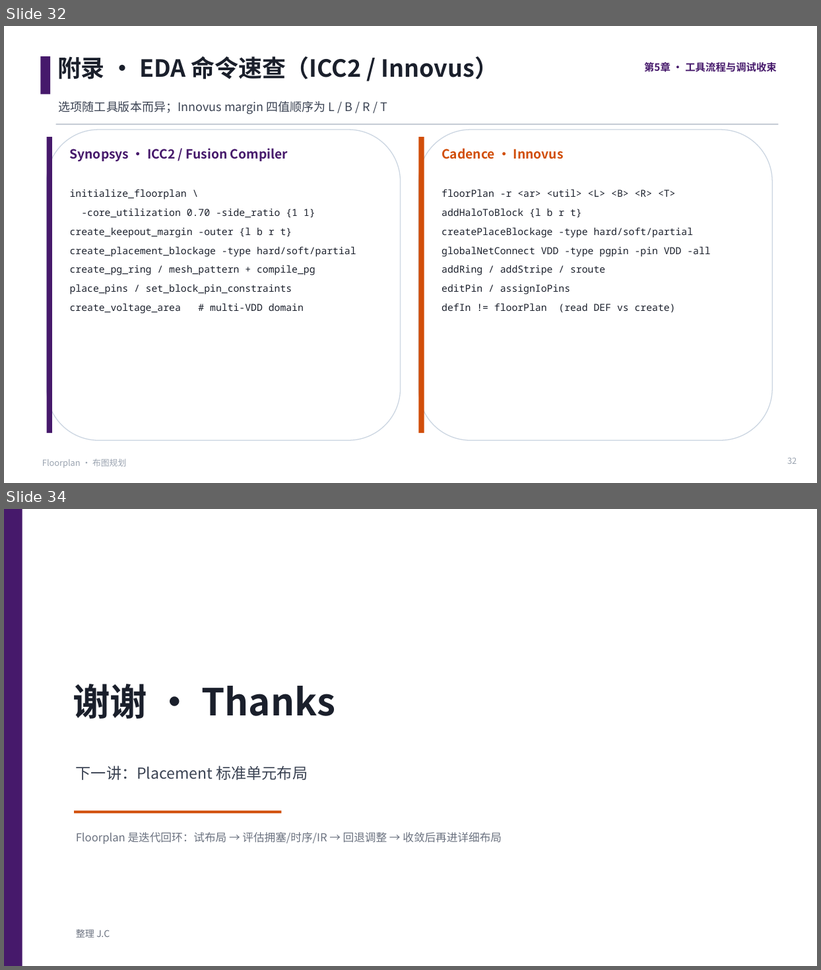
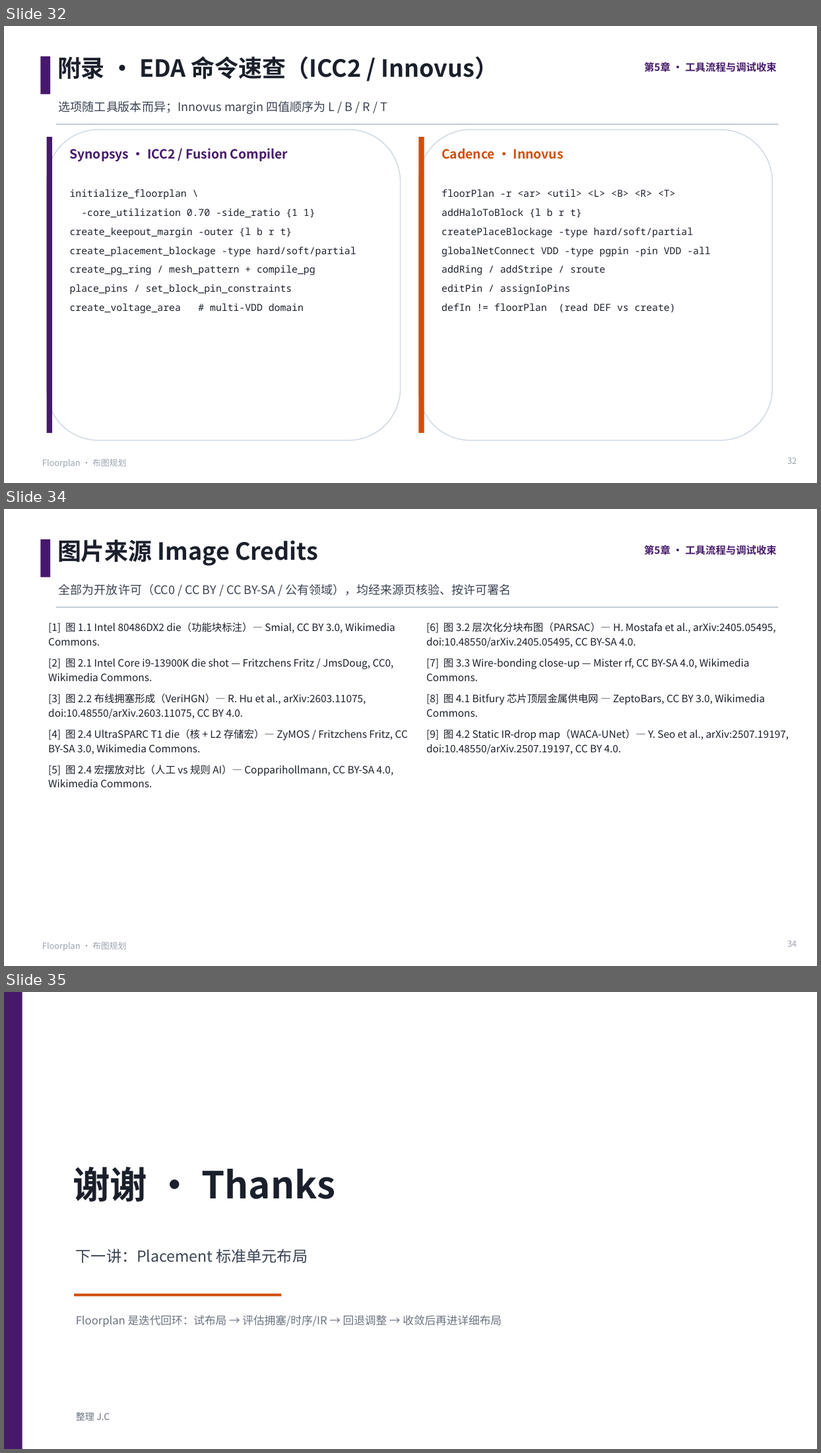
Before and after one commit to JinChengZ18/IC_Learning_Material, a slide deck: IC_Backend_Notes/slides/05_Floorplan.pptx. Shown one above the other, each under a label of ours: slides 32 and 34 before the commit, slides 32, 34 and 35 after it; the slides between them are not shown. The pictures are 821x970 and 821x1453 pixels, drawn with LibreOffice and Linux fonts; fonts in the diff are those of the drawing. Boxes give left, top, right and bottom in pixels: in the first picture for what was removed or moved away, otherwise in the second. Text is boxed around its words. In the diff, an @@ line names an element or a change of style, - is before the commit and + after.

```diff
--- a/IC_Backend_Notes/slides/05_Floorplan.pptx
+++ b/IC_Backend_Notes/slides/05_Floorplan.pptx
@@ slide 34 added at <box>4,509,817,966</box>, background #FFFFFF; not listed: 3 template elements that a slide beside it also shows @@
@@ text added at <box>57,539,318,566</box>, 28 pt, text #1A1F2B, bold @@
+图片来源 Image Credits
@@ text added at <box>644,545,776,555</box>, 12 pt, text #46196B, bold @@
+第5章 · 工具流程与调试收束
@@ text added at <box>59,584,511,595</box>, 14 pt, text #3A4252 @@
+全部为开放许可（CC0 / CC BY / CC BY-SA / 公有领域），均经来源页核验、按许可署名
@@ text added at <box>48,623,408,788</box>, 12 pt, text #1A1F2B @@
+[1] 图 1.1 Intel 80486DX2 die（功能块标注）— Smial, CC BY 3.0, Wikimedia Commons.
+[2] 图 2.1 Intel Core i9-13900K die shot — Fritzchens Fritz / JmsDoug, CC0, Wikimedia Commons.
+[3] 图 2.2 布线拥塞形成（VeriHGN）— R. Hu et al., arXiv:2603.11075, doi:10.48550/arXiv.2603.11075, CC BY 4.0.
+[4] 图 2.4 UltraSPARC T1 die（核 + L2 存储宏）— ZyMOS / Fritzchens Fritz, CC BY-SA 3.0, Wikimedia Commons.
+[5] 图 2.4 宏摆放对比（人工 vs 规则 AI）— Copparihollmann, CC BY-SA 4.0, Wikimedia Commons.
@@ text added at <box>426,623,789,755</box>, 12 pt, text #1A1F2B @@
+[6] 图 3.2 层次化分块布图（PARSAC）— H. Mostafa et al., arXiv:2405.05495, doi:10.48550/arXiv.2405.05495, CC BY-SA 4.0.
+[7] 图 3.3 Wire-bonding close-up — Mister rf, CC BY-SA 4.0, Wikimedia Commons.
+[8] 图 4.1 Bitfury 芯片顶层金属供电网 — ZeptoBars, CC BY 3.0, Wikimedia Commons.
+[9] 图 4.2 Static IR-drop map（WACA-UNet）— Y. Seo et al., arXiv:2507.19197, doi:10.48550/arXiv.2507.19197, CC BY 4.0.
@@ page number added at <box>787,941,797,947</box>, 10 pt, text #9AA3B0 @@
+34
@@ what was slide 34 is now slide 35 @@
```
Also in this commit, not shown: 9 slides changed, 20 other files.
